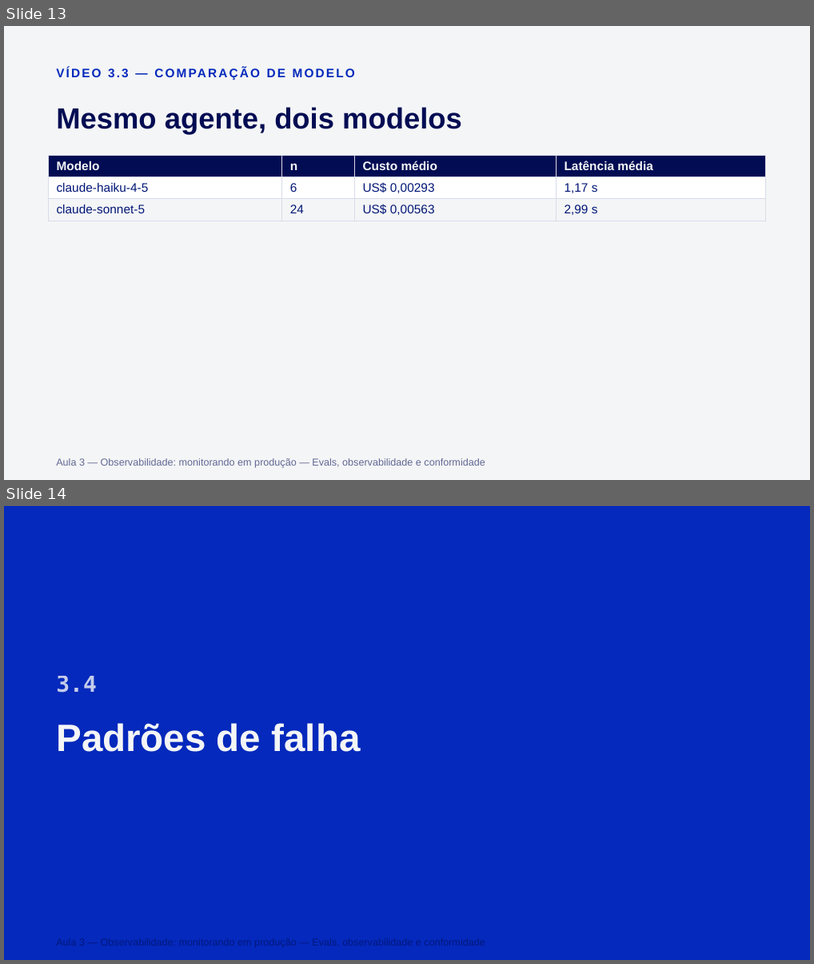
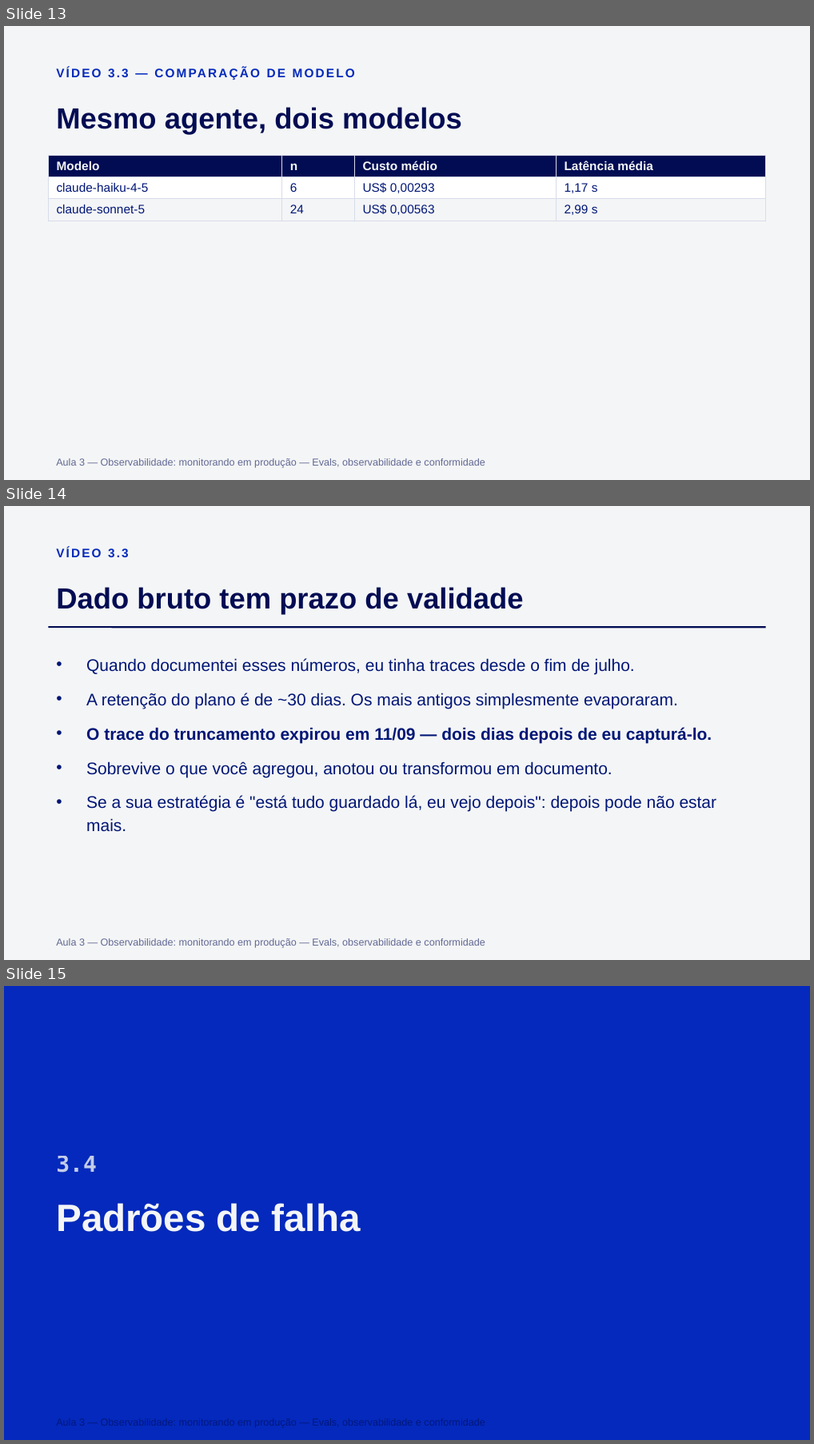
Before and after one commit to Djegao/alura-produto-ficticio, a slide deck: slides/aula3.pptx. Shown one above the other, each under a label of ours: slides 13 and 14 before the commit, slides 13, 14 and 15 after it. The pictures are 814x964 and 814x1444 pixels, drawn with LibreOffice and Linux fonts; fonts in the diff are those of the drawing. Boxes give left, top, right and bottom in pixels: in the first picture for what was removed or moved away, otherwise in the second. Text is boxed around its words. In the diff, an @@ line names an element or a change of style, - is before the commit and + after.

```diff
--- a/slides/aula3.pptx
+++ b/slides/aula3.pptx
@@ slide 14 added at (4,506,810,960), background #F4F5F6 @@
@@ text added at (56,547,129,557), 11 pt, text #0429BC, bold @@
+VÍDEO 3.3
@@ text added at (56,587,524,614), 26 pt, text #010C53, bold @@
+Dado bruto tem prazo de validade
@@ line added from (48, 627) to (766, 627), #010C53 1.5 pt @@
@@ text added at (86,658,718,831), 15 pt, text #011676 @@
+• Quando documentei esses números, eu tinha traces desde o fim de julho.
+• A retenção do plano é de ~30 dias. Os mais antigos simplesmente evaporaram.
+• O trace do truncamento expirou em 11/09 — dois dias depois de eu capturá-lo.
+• Sobrevive o que você agregou, anotou ou transformou em documento.
+• Se a sua estratégia é "está tudo guardado lá, eu vejo depois": depois pode não estar mais.
@@ text added at (56,938,485,948), 9 pt, text #010C53 at 60% opacity @@
+Aula 3 — Observabilidade: monitorando em produção — Evals, observabilidade e conformidade
@@ what was slide 14 is now slide 15 @@
```
Also in this commit, not shown: 1 other slide added, 7 other files.
